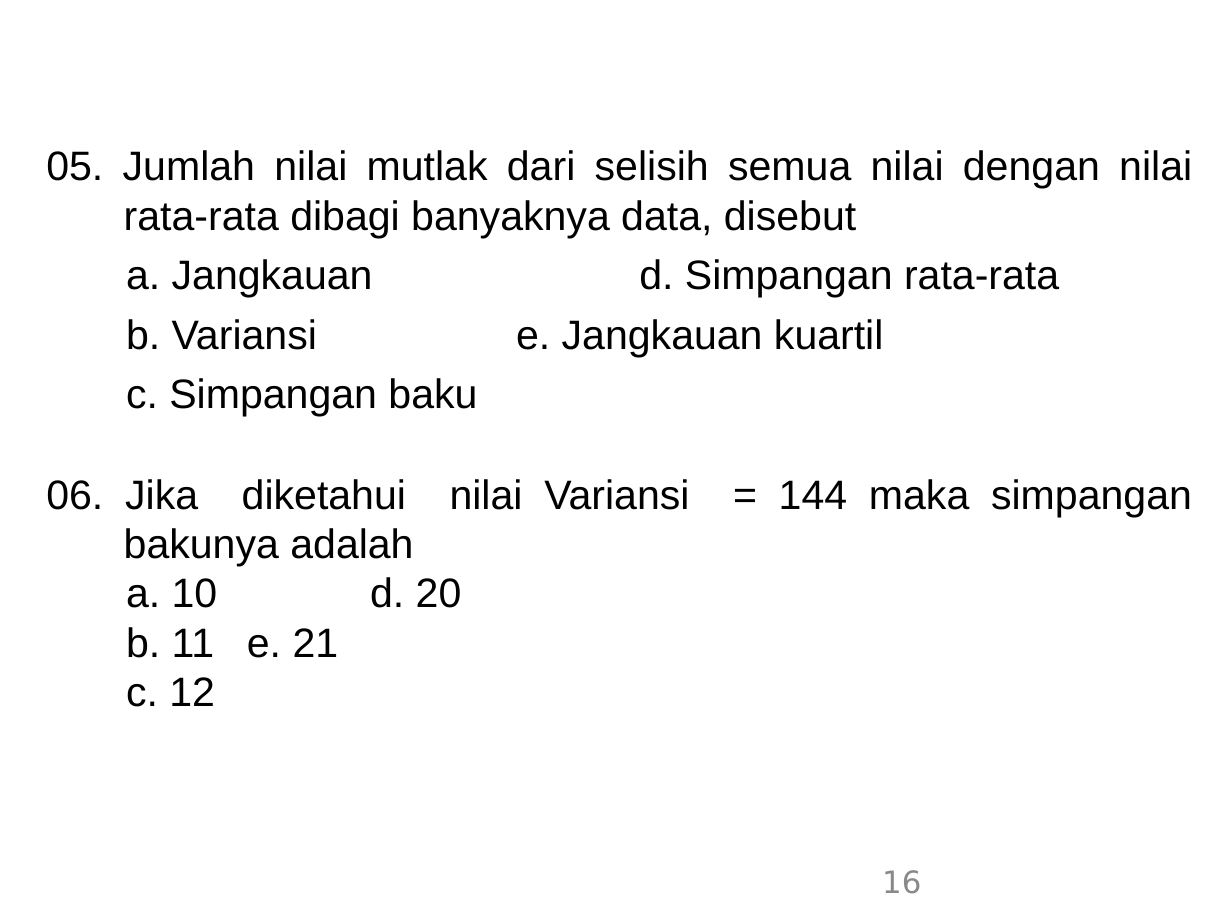
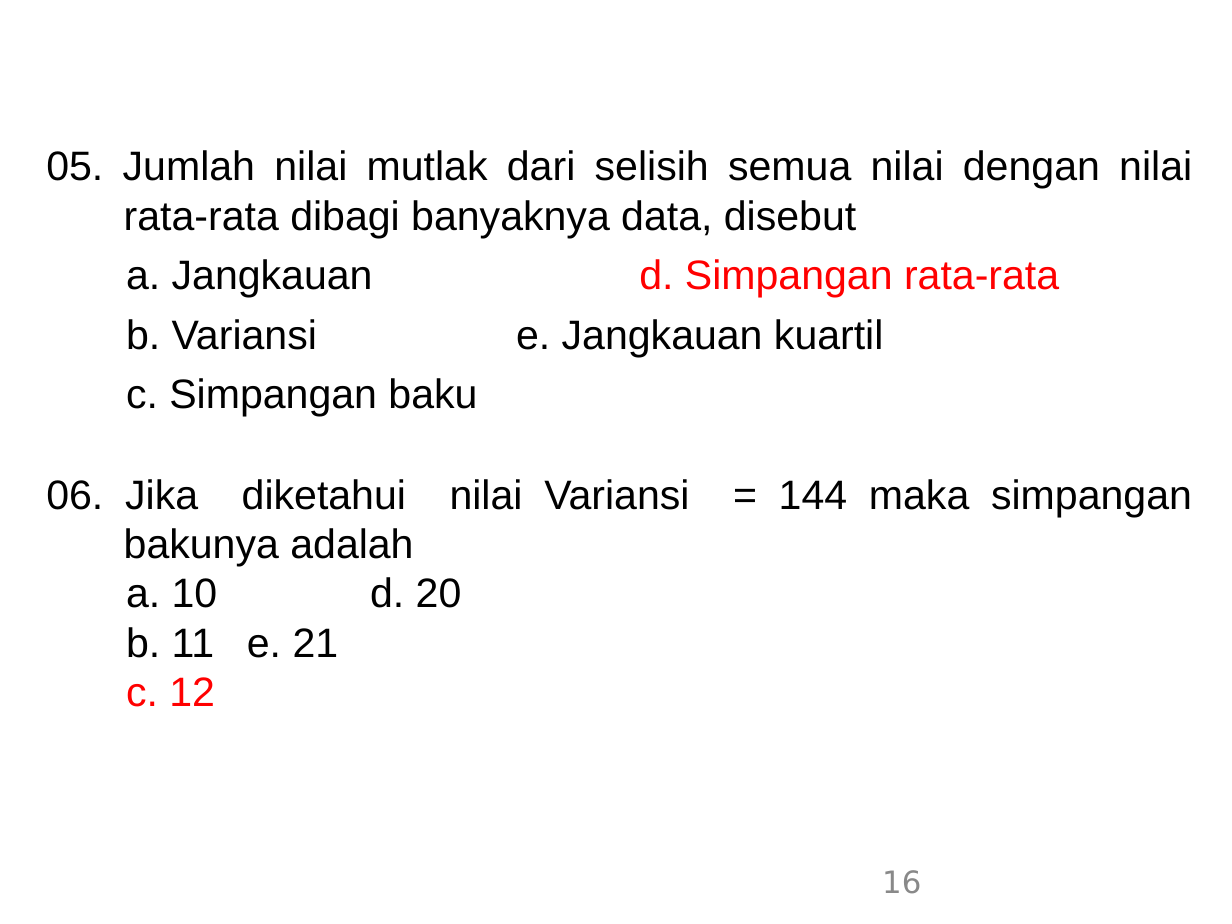
Before and after one commit to iseplutpinur/Semester3, a slide deck: slide 16 of Rabu/Statistika/Minggu 5 - Ukuran Dispersi/4. ukuran dispersi.ppt. Drawn at 1232x924 pixels with LibreOffice and Linux fonts; fonts in the diff are those of the drawing. Boxes give left, top, right and bottom in pixels: in the first picture for what was removed or moved away, otherwise in the second. Text is boxed around its words. In the diff, an @@ line names an element or a change of style, - is before the commit and + after.

```diff
--- a/Rabu/Statistika/Minggu 5 - Ukuran Dispersi/4. ukuran dispersi.ppt
+++ b/Rabu/Statistika/Minggu 5 - Ukuran Dispersi/4. ukuran dispersi.ppt
@@ text at (126, 259, 1059, 298): text colour #000000 to #FF0000 in "d. Simpangan rata-rata" @@
@@ text at (126, 677, 215, 707): text colour #000000 to #FF0000 in "c. 12" @@
```
Also in this commit, not shown: 11 other slides changed, 16 other files.
